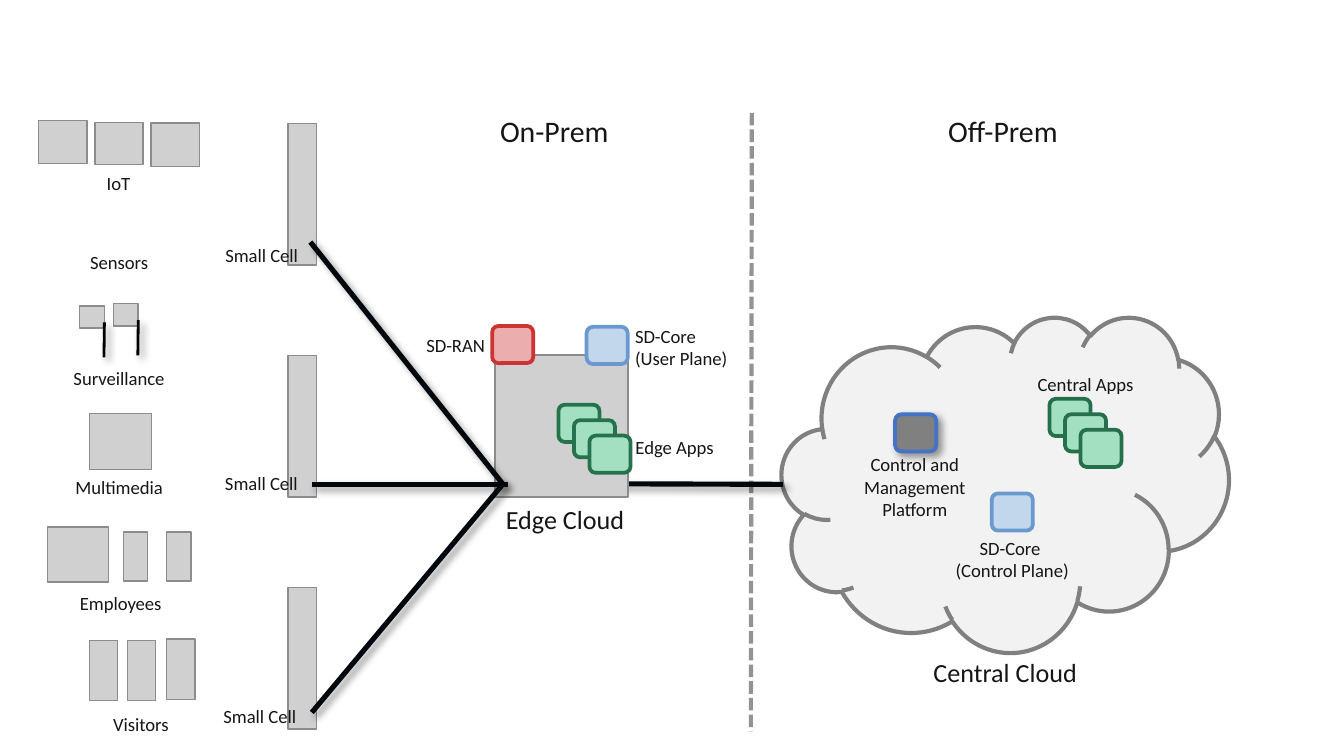
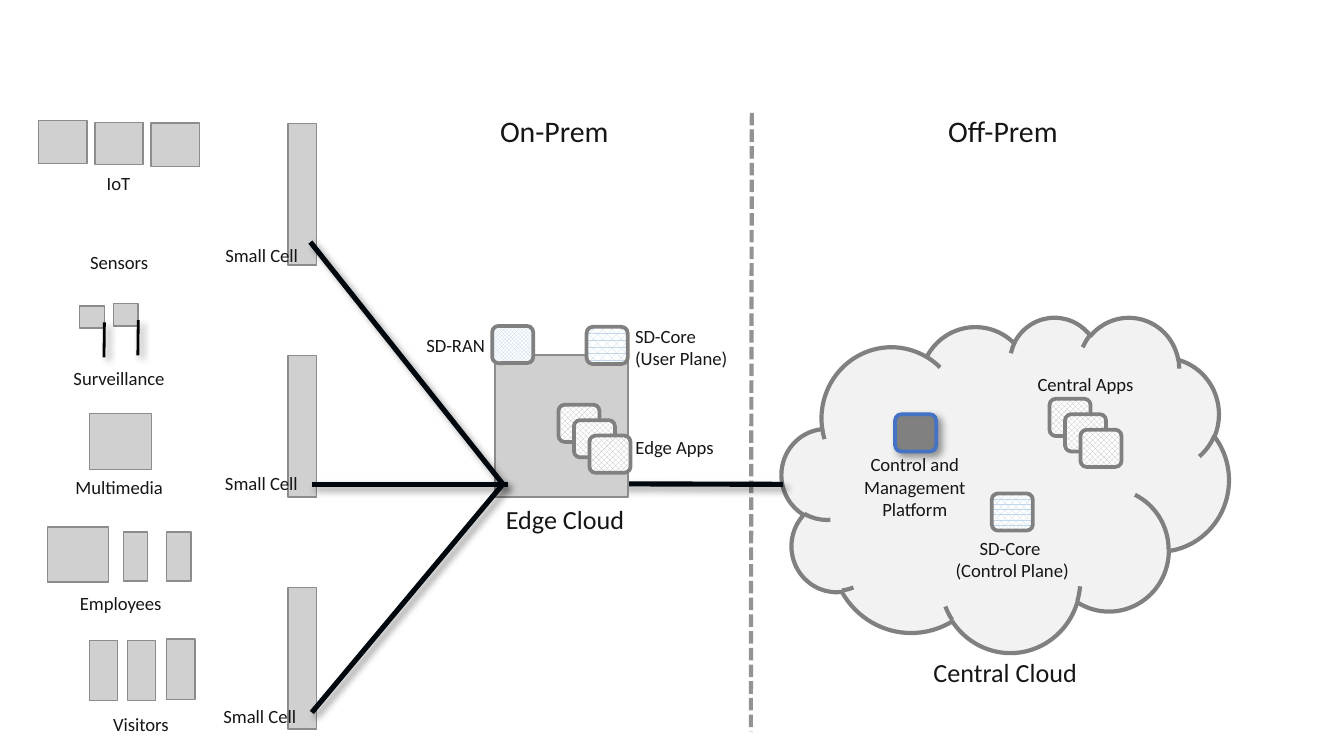
Before and after one commit to SystemsApproach/ops, a slide deck: slide 2 of figures.pptx. Drawn at 1344x756 pixels with LibreOffice and Linux fonts; fonts in the diff are those of the drawing; grey boxes stand for pictures; background and template pictures are left out. Boxes give left, top, right and bottom in pixels: in the first picture for what was removed or moved away, otherwise in the second. Text is boxed around its words. In the diff, an @@ line names an element or a change of style, - is before the commit and + after.

```diff
--- a/figures.pptx
+++ b/figures.pptx
@@ background #FFFFFF to pattern #FFFFFF on #FFFFFF @@
@@ rounded rectangle at bbox=[492, 327, 534, 364]: fill #EBADAD to pattern #C2D6EC on #FFFFFF; outline #CC3333 2 pt to #808080 2 pt @@
@@ rounded rectangle at bbox=[586, 327, 628, 364]: fill #C2D6EC to pattern #C2D6EC on #FFFFFF; outline #6A99D0 2 pt to #808080 2 pt @@
@@ fill #A3E0C2 to pattern #BFBFBF on #FFFFFF; outline #26724D 2 pt to #808080 2 pt in 3 elements at bbox=[559, 405, 601, 442], bbox=[574, 421, 616, 458], bbox=[590, 435, 632, 473] @@
@@ fill #A3E0C2 to pattern #BFBFBF on #FFFFFF; outline #26704B 2 pt to #808080 2 pt in 3 elements at bbox=[1050, 399, 1091, 437], bbox=[1064, 414, 1106, 452], bbox=[1081, 430, 1122, 468] @@
@@ rounded rectangle at bbox=[992, 493, 1034, 531]: fill #C2D6EC to pattern #C2D6EC on #FFFFFF; outline #6A99D0 2 pt to #808080 2 pt @@
```
Also in this commit, not shown: 13 other slides changed, 24 other files.
